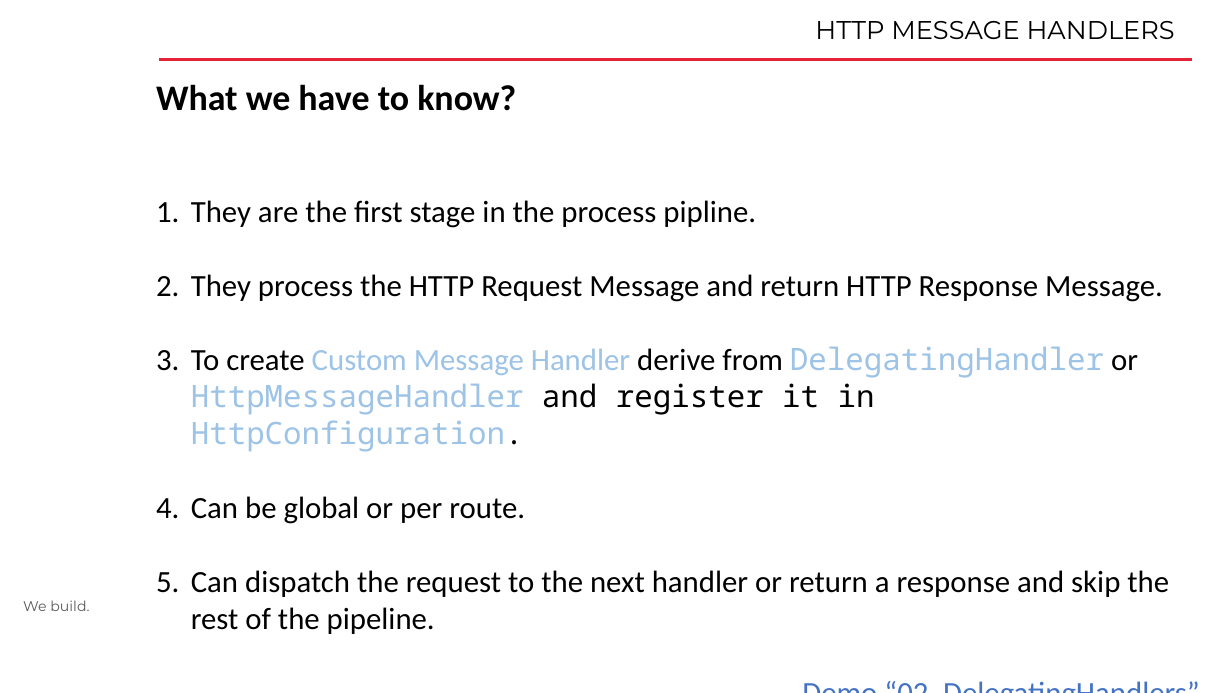
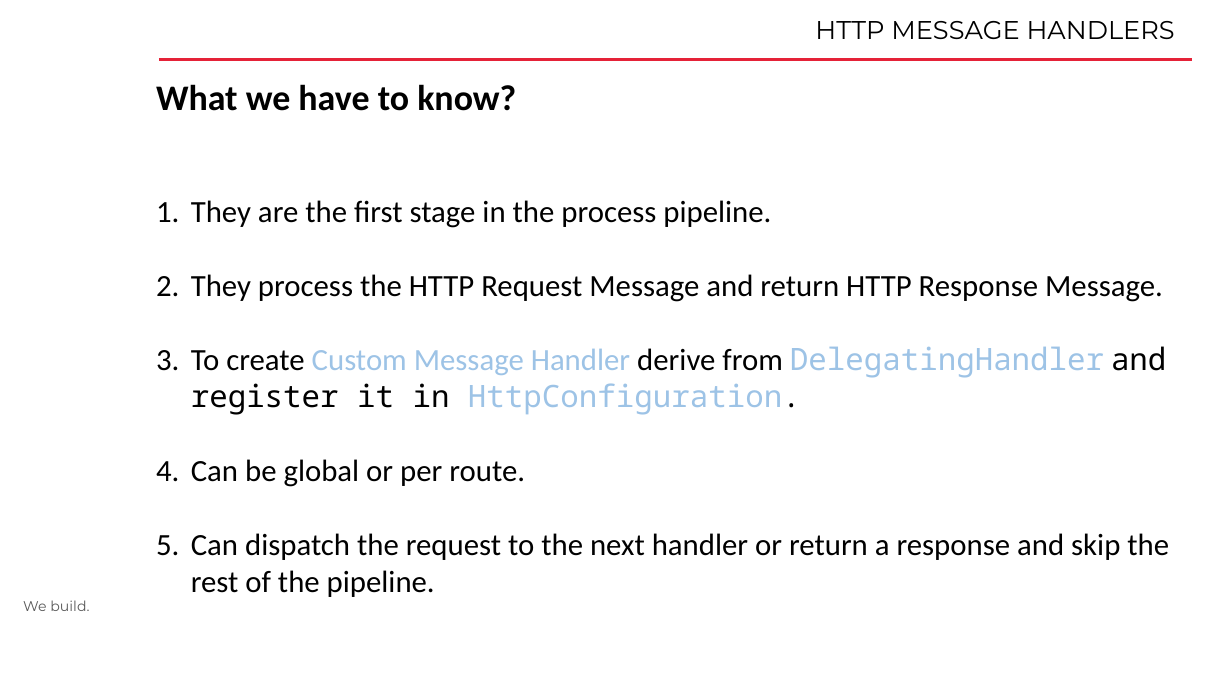
Before and after one commit to VladimirDimov/Learning, a slide deck: slide 5 of ASP_ExtensionPoints/Presentation/WebAPI.pptx (slide 4 before the commit). Drawn at 1232x693 pixels with LibreOffice and Linux fonts; fonts in the diff are those of the drawing; background and template pictures are left out. Boxes give left, top, right and bottom in pixels: in the first picture for what was removed or moved away, otherwise in the second. Text is boxed around its words. In the diff, an @@ line names an element or a change of style, - is before the commit and + after.

```diff
--- a/ASP_ExtensionPoints/Presentation/WebAPI.pptx
+++ b/ASP_ExtensionPoints/Presentation/WebAPI.pptx
@@ text at (x1=156, y1=84, x2=1169, y2=597): paragraph removed @@
-Demo “02. DelegatingHandlers”
@@ text at (x1=191, y1=200, x2=771, y2=228): text changed @@
-1. They are the first stage in the process pipline.
+1. They are the first stage in the process pipeline.
@@ text at (x1=191, y1=346, x2=1166, y2=415): text changed @@
-3. To create Custom Message Handler derive from DelegatingHandler or HttpMessageHandler and register it in HttpConfiguration.
+3. To create Custom Message Handler derive from DelegatingHandler and register it in HttpConfiguration.
```
Also in this commit, not shown: 2 other slides changed, 1 slide added, 13 other files.
